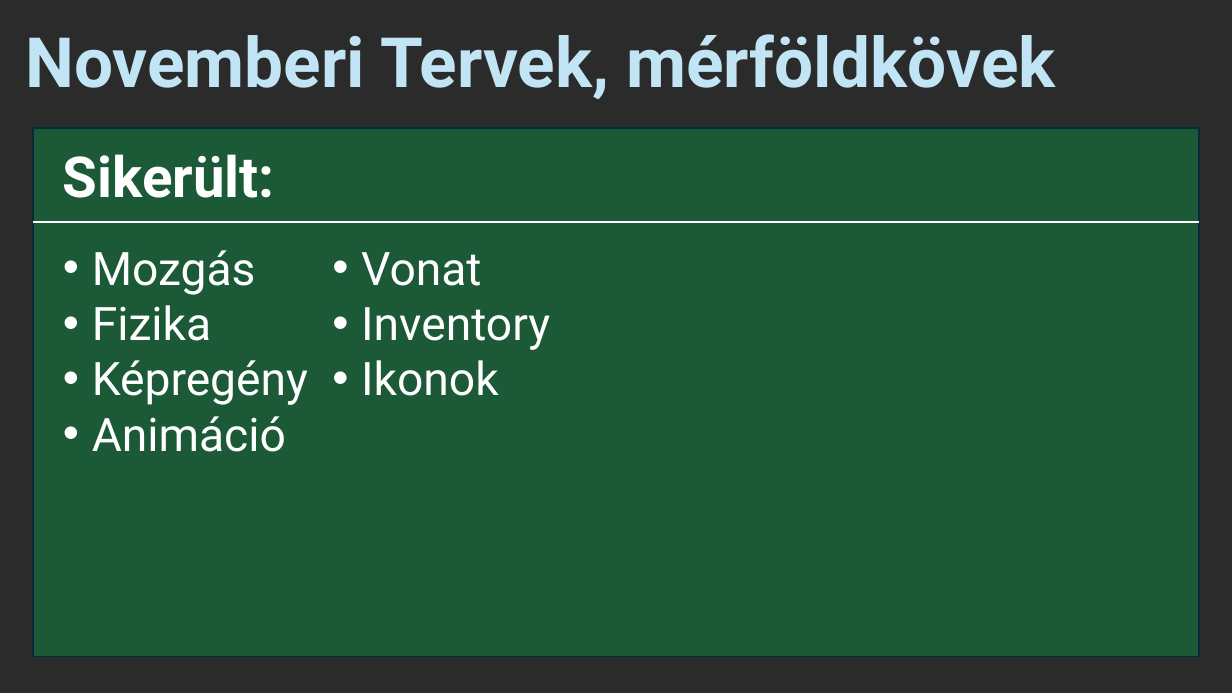
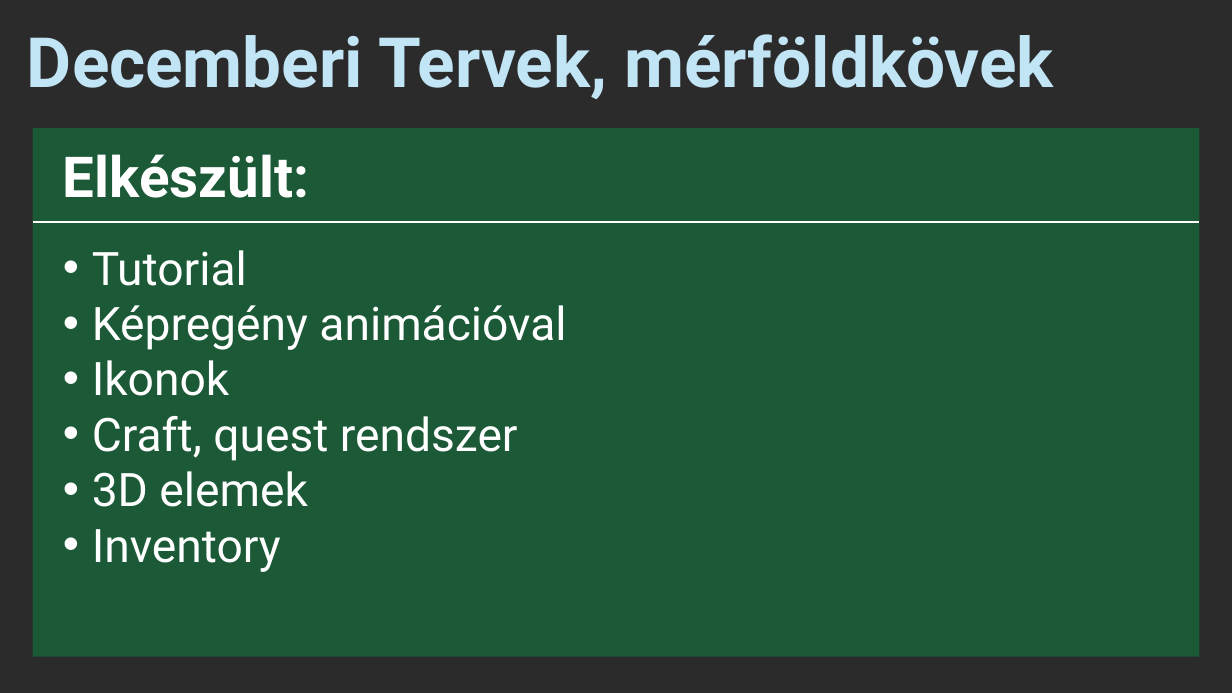
Before and after one commit to Z0lcs/SPACE-DUCK, a slide deck: slide 3 of PPT/Workshop_jan.pptx. Drawn at 1232x693 pixels with LibreOffice and Linux fonts; fonts in the diff are those of the drawing; background and template pictures are left out; a plain dark background stands for a picture behind light text. Boxes give left, top, right and bottom in pixels: in the first picture for what was removed or moved away, otherwise in the second. Text is boxed around its words. In the diff, an @@ line names an element or a change of style, - is before the commit and + after.

```diff
--- a/PPT/Workshop_jan.pptx
+++ b/PPT/Workshop_jan.pptx
@@ text at [27,34,1053,99]: text changed @@
-Novemberi Tervek, mérföldkövek
+Decemberi Tervek, mérföldkövek
@@ rectangle at [32,128,1200,657]: outline #092A39 1.5 pt to none @@
@@ text at [63,154,309,198]: text changed @@
-Sikerült:
+Elkészült:
@@ text at [92,250,566,572]: paragraph removed @@
-• Ikonok
@@ text "Tutorial" at [92,250,566,572]: columns 2 to 1 @@
@@ text at [92,250,566,507]: text changed @@
-• Mozgás
-• Fizika
-• Képregény
-• Animáció
-• Vonat
+• Tutorial
+• Képregény animációval
+• Ikonok
+• Craft, quest rendszer
+• 3D elemek
```
Also in this commit, not shown: 3 other slides changed, 2 slides added, 2 slides removed.
